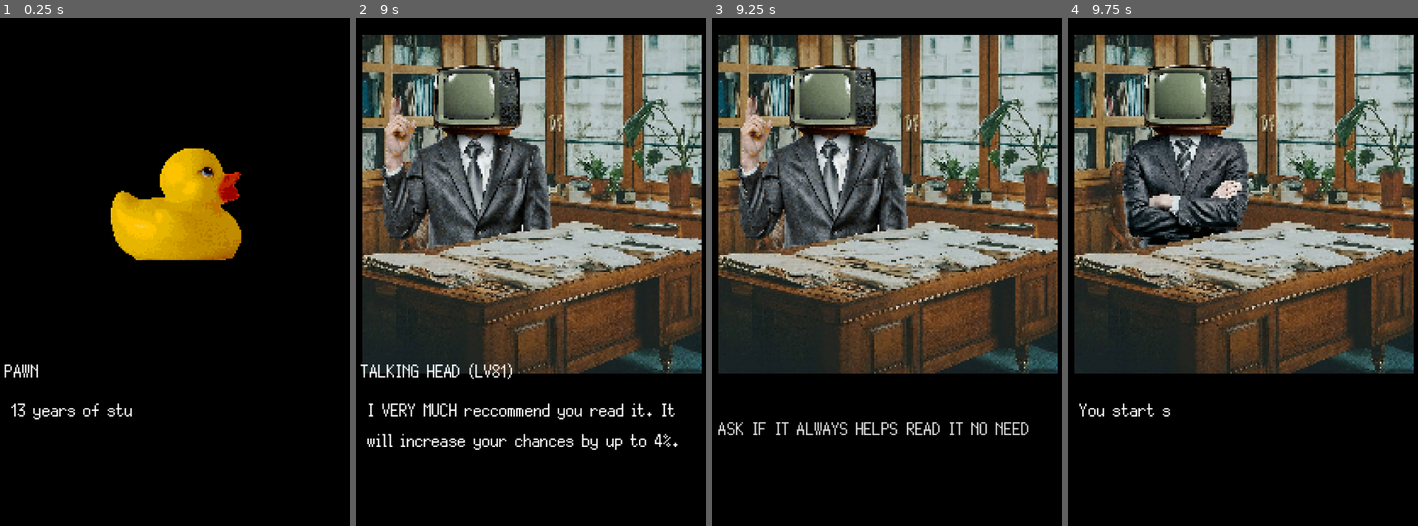
Above: before the commit, frames 1-4 (left to right).
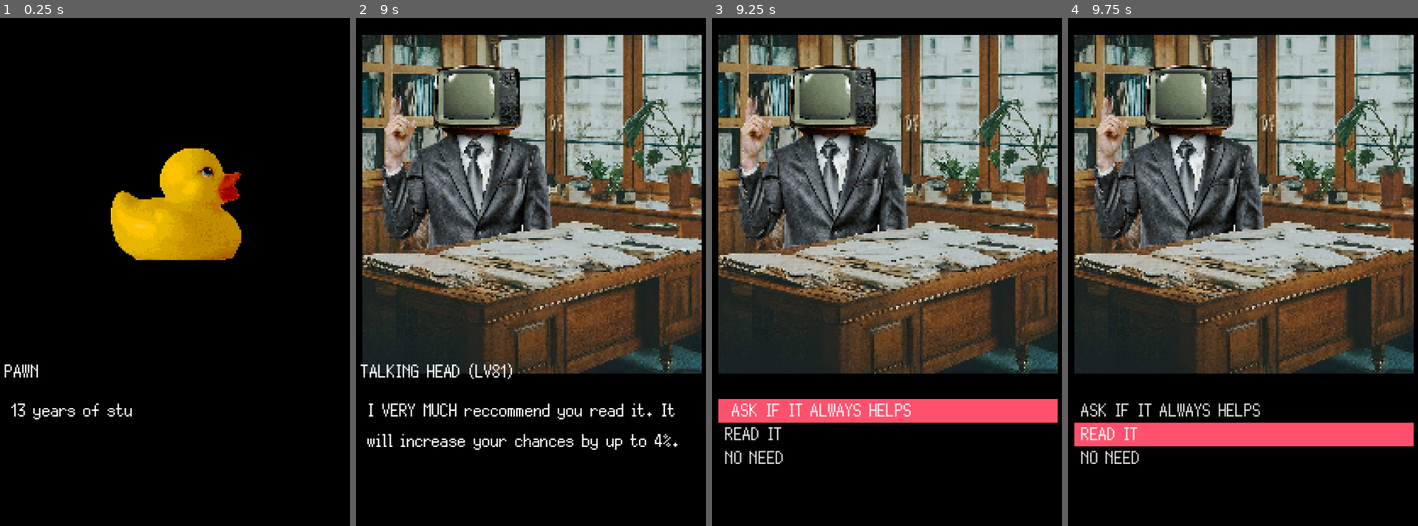
Above: after the commit, the same moments.

Repository: Cuber01/GoldenDuck
Game: Godot game, scene res://main.tscn
The game is run twice, just before and just after one commit, with the same random seed, the same clock (stepped at 60 frames per second) and the same inputs. Sound files missing from this copy of the repository are replaced by a short silence.
Inputs (mouse positions are in pixels of both pictures, inside the frame that each line leads up to):
- Up to frame 1 (0.25 s): no input
- Up to frame 2 (9 s): tap Enter (ui_accept) at 0.5, 0.77, 1.52, 3.02, 3.77, 4.52, 5.75, 6.02, 6.77, 7.52 s; move the mouse to (601, 373) at 0.52 s; move the mouse to (outside the picture) at 1.27 s; move the mouse to (457, 195) at 2.02 s; move the mouse to (657, 272) at 2.77 s; move the mouse to (541, 145) at 3.52 s; move the mouse to (outside the picture) at 4.27 s; move the mouse to (513, 297) at 5.02 s; move the mouse to (685, 160) at 5.77 s; move the mouse to (601, 373) at 6.52 s; move the mouse to (outside the picture) at 7.27 s; move the mouse to (457, 195) at 8.02 s; move the mouse to (657, 272) at 8.77 s
- Up to frame 3 (9.25 s): tap Enter (ui_accept) at 9.02 s
- Up to frame 4 (9.75 s): click "READ IT" at 9.5 s

Frames 1-2 are identical in both runs. In frame 3, 5.8% of the frame differs, in the area x 1-99%, y 75-88%; in frame 4, 13%, in the area x 1-99%, y 9-88%.

Commit message:
progress

Diff:
--- a/ButtonMenu.gd
+++ /dev/null
@@ -1,31 +0,0 @@
-class_name ChoicesMenu
-extends BoxContainer
-
-const MY_SCENE = preload("res://choices_menu.tscn")
-const BUTTON_OFFSET: int = 10
-
-var choices: Array
-var buttons: Array
-var onChoice: Callable
-
-static func init(position: Vector2, choices: Array, onChoice) -> ChoicesMenu:
-	var new_choices_menu: ChoicesMenu = MY_SCENE.instantiate()
-	new_choices_menu.position = position
-	new_choices_menu.choices = choices
-	new_choices_menu.onChoice = onChoice
-	return new_choices_menu
-
-func _ready():
-	var i: int = 0
-	while i < len(choices):
-		buttons.append(ChoiceButton.init(choices[i],
-						Vector2(self.position.x,
-								self.position.y)))
-		i += 1
-
-	for btn in buttons:
-		add_child(btn)
-		btn.connect("choice_taken", onChoice)
-
-	set_focus_mode(Control.FOCUS_CLICK)
-	grab_focus.call_deferred()
--- a/DialogueParser/DialogueInterpreter.gd
+++ /dev/null
@@ -1,106 +0,0 @@
-extends Node
-class_name DialogueInterpreter
-
-var tokens = []
-var choices: Dictionary = {}
-var indentation_level: int = 0
-var last_npc: String
-
-class DialogueRV:
-	var type: ReturnType = ReturnType.NONE
-	var character_name: String = ""
-	var content: Array = []
-
-enum ReturnType {
-	DIALOGUE,
-	CHOICES,
-	END,
-	NONE
-}
-
-var dialogue_line: String
-
-var token
-var line: int
-
-var i: int = 0:
-	set(value):
-		i = value
-		token = tokens[i]
-
-func get_next_dialogue() -> DialogueRV:
-	print(tokens)
-	var rv: DialogueRV = DialogueRV.new()
-
-	token = tokens[i]
-	while i < len(tokens)-1:
-		line = token.line
-
-		if token.type == DP.TokenType.INDENT:
-			var indent_amount = next()
-			if indent_amount != indentation_level:
-				var peeked_val = peek()
-				while (peeked_val is DP.Token and peeked_val.line == line) or not peeked_val is DP.Token:
-					next()
-					peeked_val = peek()
-		elif token.type == DP.TokenType.JUMP:
-			var jump_to = int(next())
-			jump(jump_to)
-			i -= 1
-		elif token.type == DP.TokenType.END:
-			rv.type = ReturnType.END
-
-			return rv
-		elif token.type == DP.TokenType.CHARACTER:
-			var npc_name = next()
-			var dialogue_line: String
-			while peek().type == DP.TokenType.TEXT:
-				dialogue_line += skip_next() + " "
-			next()
-
-			rv.content.append(dialogue_line)
-			rv.character_name = npc_name
-			rv.type = ReturnType.DIALOGUE
-			return rv
-		elif token.type == DP.TokenType.CHOICE:
-			var choice: String = next()
-			choices[choice] = line+1
-		elif token.type == DP.TokenType.END_CHOICE:
-			for c in choices:
-				rv.content.append(c)
-			rv.type = ReturnType.CHOICES
-			return rv
-		elif token.type == DP.TokenType.TEXT:
-			print("Text — is it useless?")
-		elif token.type == DP.TokenType.EMPTY_LINE:
-			print("Empty line — is it useless?")
-
-		i += 1
-	return null
-
-func jump(jump_to: int):
-	var j: int = 0
-	while j < len(tokens)-1:
-		var token = tokens[j]
-
-		if token is DP.Token:
-			if token.line == jump_to:
-				i = j
-				break
-
-		j += 1
-
-func choose(id: String):
-	jump(choices[id])
-	indentation_level += 1
-
-func skip_next():
-	i += 2
-	return token
-
-func next():
-	i += 1
-	return token
-
-func peek():
-	return tokens[i+1]
--- a/DialogueParser/DialogueParser.gd
+++ /dev/null
@@ -1,143 +0,0 @@
-class_name DP
-extends Node
-
-var lines: Array
-var line_index = 0
-var tokens = []
-
-enum TokenType {
-	INDENT,
-	JUMP,
-	END,
-	CHARACTER,
-	CHOICE,
-	TEXT,
-	EMPTY_LINE,
-	END_CHOICE
-}
-
-class Token:
-	var type: TokenType
-	var line: int
-
-	func _to_string():
-		if type == TokenType.INDENT:
-			return "[INDENT " + str(line) + "]"
-		elif type == TokenType.JUMP:
-			return "[JUMP " + str(line) + "]"
-		elif type == TokenType.END:
-			return "[END " + str(line) + "]"
-		elif type == TokenType.CHARACTER:
-			return "[CHARACTER " + str(line) + "]"
-		elif  type == TokenType.CHOICE:
-			return "[CHOICE " + str(line) + "]"
-		elif type == TokenType.TEXT:
-			return "[TEXT " + str(line) + "]"
-		elif type == TokenType.EMPTY_LINE:
-			return "[EMPTY_LINE " + str(line) + "]"
-		elif type == TokenType.END_CHOICE:
-			return "[EMPTY_LINE " + str(line) + "]"
-
-func prepare_file(filepath: String):
-	var text: String = FileAccess.open(filepath, FileAccess.READ).get_as_text()
-	lines = text.replace("\n", " \n").split("\n", true)
-	return parse_file()
-
-var ch: String = ""
-var line: String
-var i: int = 0:
-	set(value):
-		i = value
-		ch = line[i]
-
-func parse_file():
-	while line_index < len(lines):
-		line = lines[line_index]
-
-		if line == "" or line == " ":
-			emit_token(TokenType.EMPTY_LINE)
-		else:
-			i = 0
-		while i < len(line):
-			ch = line[i]
-
-			if ch == "\t":
-				var k: int = 1
-				while line[i+k] == "\t":
-					k += 1
-				emit_token(TokenType.INDENT)
-				emit_token(k, true)
-
-			# Narrator (No character)
-			elif ch == "/":
-				i += 1
-				if ch == "/":
-					emit_token(TokenType.CHARACTER)
-					emit_token("")
-				else:
-					var npc: String
-					while ch != ":":
-						npc += ch
-						i += 1
-					i += 1 # Ignore the ':'
-					emit_token(TokenType.CHARACTER)
-					emit_token(npc)
-
-			# Keyword
-			elif ch == "$":
-				var keyword: String
-				i += 1
-				while ch != " " or i > len(line):
-					keyword += ch
-					i += 1
-
-				if keyword == "JUMP":
-					i += 1 # skip space
-					var jump_to: String = ""
-					while ch.is_valid_float():
-						jump_to += ch
-						i += 1
-					emit_token(TokenType.JUMP)
-					emit_token(int(jump_to)-1, true)
-					break
-				elif keyword == "END":
-					emit_token(TokenType.END)
-					break
-				elif keyword == "ENDCHOICE":
-					emit_token(TokenType.END_CHOICE)
-					break
-				else:
-					print("Unknown Keyword")
-
-			elif ch == "-":
-				i += 2 # Skip space and '-'
-				var choice: String
-				while i < len(line)-1:
-					choice += ch
-					i += 1
-				emit_token(TokenType.CHOICE)
-				emit_token(choice)
-				break
-
-			else:
-				var dialogue: String
-				while i < len(line)-1:
-					dialogue += ch
-					i += 1
-				emit_token(TokenType.TEXT)
-				emit_token(dialogue)
-				break
-
-			i += 1
-
-		line_index += 1
-	return tokens
-
-func emit_token(value, passing_int=false):
-	if value is TokenType and not passing_int:
-		var token: Token = Token.new()
-		token.type = value
-		token.line = line_index
-		tokens.append(token)
-	else:
-		tokens.append(value)
--- a/Game.gd
+++ b/Game.gd
@@ -13,36 +13,45 @@
 var choices_menu: ChoicesMenu = null
 var enter_to_continue: bool = true
 
-var current_chapter: int = -1
+var current_chapter: int = 0
 var chapters: Array[String] = [
 	"intro",
 	"talking_head_1",
 	"streets",
 	"grandma",
-	"talking_head_2"
+	"talking_head_2",
+	"give_up_end",
+	"murderer_end",
+	"winner_end"
 	]
 
 func _ready():
 	DI.reset(SceneryManager)
-	next_chapter()
+	change_chapter(0)
 
-func next_chapter():
-	current_chapter += 1
-
-	if current_chapter == 2:
+func change_chapter(id):
+	if id == 2:
 		SceneryManager.transition_curtain($SceneryManager/Street, $SceneryManager/Office)
 		SceneryManager.play_sound(["footsteps.wav"])
-	elif current_chapter == 3:
+	elif id == 3:
 		SceneryManager.transition_curtain($SceneryManager/Street/Grandma, null)
 		SceneryManager.play_sound(["footsteps.wav"])
+	elif id == 4:
+		SceneryManager.transition_curtain($SceneryManager/Street, $SceneryManager/OfficeOutro)
+		SceneryManager.play_sound(["footsteps.wav"])
+	elif id == 6:
+		$SceneryManager/OfficeOutro.visible = false
+		$SceneryManager/TVGuyHurt.visible = true
 
 	DI.reset($SceneryManager)
-	DI.tokens = Parser.prepare_file("res://dialogues/" + chapters[current_chapter] + ".txt")
+	DI.tokens = Parser.prepare_file("res://dialogues/" + chapters[id] + ".txt")
 	go_further()
 
 func _process(delta):
 	if enter_to_continue and Input.is_action_just_pressed("ui_accept"):
 		go_further()
+	elif Input.is_action_just_pressed("ui_undo"):
+		end_dialogue()
 	elif text_index < max_text_index:
 		text_index += 1
 		DialogueLabel.visible_characters = text_index
@@ -59,7 +68,8 @@
 		print("err")
 
 func end_dialogue():
-	next_chapter()
+	current_chapter += 1
+	change_chapter(current_chapter)
 
 func choice_menu(choices: Array):
 	DialogueLabel.text = ""
--- a/Item.gd
+++ /dev/null
@@ -1,9 +0,0 @@
-extends Sprite2D
-
-var rotate = true
-
-func _ready():
-	if rotate:
-		var tween = create_tween().set_loops(INF).set_trans(Tween.TRANS_QUAD).set_ease(Tween.EASE_IN_OUT)
-		tween.tween_property(self, "rotation_degrees", 12, 2.5)
-		tween.tween_property(self, "rotation_degrees", -12, 2.5)
--- a/button.gd
+++ /dev/null
@@ -1,14 +0,0 @@
-extends Button
-class_name ChoiceButton
-
-const MY_SCENE = preload("res://button.tscn")
-signal choice_taken(id: String)
-
-static func init(text, position) -> ChoiceButton:
-	var new_button: ChoiceButton = MY_SCENE.instantiate()
-	new_button.position = position
-	new_button.text = text
-	return new_button
-
-func _on_pressed():
-	choice_taken.emit(text)
--- a/button.tscn
+++ /dev/null
@@ -1,21 +0,0 @@
-[gd_scene load_steps=5 format=3 uid="uid://citbjsmrsmef4"]
-
-[ext_resource type="FontFile" uid="uid://bltlmx5euowoc" path="res://assets/Silver.ttf" id="1_ko3cd"]
-[ext_resource type="Script" path="res://button.gd" id="2_83255"]
-
-[sub_resource type="StyleBoxFlat" id="StyleBoxFlat_yanwr"]
-bg_color = Color(0, 0, 0, 1)
-
-[sub_resource type="StyleBoxFlat" id="StyleBoxFlat_p7j0o"]
-bg_color = Color(1, 0.317647, 0.427451, 1)
-
-[node name="Button" type="Button"]
-offset_right = 41.0
-offset_bottom = 19.0
-theme_override_fonts/font = ExtResource("1_ko3cd")
-theme_override_font_sizes/font_size = 16
-theme_override_styles/normal = SubResource("StyleBoxFlat_yanwr")
-theme_override_styles/hover = SubResource("StyleBoxFlat_p7j0o")
-script = ExtResource("2_83255")
-
-[connection signal="pressed" from="." to="." method="_on_pressed"]
--- a/choices_menu.tscn
+++ /dev/null
@@ -1,8 +0,0 @@
-[gd_scene load_steps=2 format=3 uid="uid://bpbh83rkvudeu"]
-
-[ext_resource type="Script" path="res://ButtonMenu.gd" id="1_18en0"]
-
-[node name="BoxContainer" type="BoxContainer"]
-offset_right = 40.0
-offset_bottom = 40.0
-script = ExtResource("1_18en0")
--- a/dialogue_handling/functions.gd
+++ b/dialogue_handling/functions.gd
@@ -15,6 +15,7 @@
 const ITEM_SCENE = preload("res://scenery/item.tscn")
 const DOCUMENTATION_TEXTURE = preload("res://assets/documentation.png")
 const NEWSPAPER_TEXTURE = preload("res://assets/newspaper.png")
+const AXE_TEXTURE = preload("res://assets/axe.png")
 
 var initialized = false
 
@@ -42,15 +43,17 @@
 
 func tvguy_change_pose():
 	var sprite: AnimatedSprite2D = $Office/TVGuy
+	var default_scale := sprite.scale.x
 
 	if sprite.animation == "default":
 		sprite.play("explaining")
 	else:
 		sprite.play("default")
 
+
 	var tween = create_tween()
-	tween.tween_property(sprite, "scale", Vector2(1.05, 1.05), 0.1).set_ease(Tween.EASE_OUT)
-	tween.tween_property(sprite, "scale", Vector2(1, 1), 0.1).set_ease(Tween.EASE_IN)
+	tween.tween_property(sprite, "scale", Vector2(default_scale+0.05, default_scale+0.05), 0.1).set_ease(Tween.EASE_OUT)
+	tween.tween_property(sprite, "scale", Vector2(default_scale, default_scale), 0.1).set_ease(Tween.EASE_IN)
 
 func grandma_fall():
 	var sprite: Sprite2D = $Street/Grandma
@@ -78,20 +81,30 @@
 	await tween.finished
 	item_handle.queue_free()
 
+func item_dissappear():
+	var tween = create_tween()
+	tween.tween_property(item_handle, "scale", Vector2(0,0), 1).set_ease(Tween.EASE_OUT)
+	await tween.finished
+	item_handle.queue_free()
+
 func spawn_item(args):
 	var item: String = args[0]
 	var item_scn = ITEM_SCENE.instantiate()
+	var length = 1
 
 	if item == "documentation":
 		item_scn.texture = DOCUMENTATION_TEXTURE
 	elif item == "newspaper":
 		item_scn.texture = NEWSPAPER_TEXTURE
+	elif item == "axe":
+		item_scn.texture = AXE_TEXTURE
+		length = 4
 
 	item_scn.position = Vector2(100, -100)
 	item_handle = item_scn
 	add_child(item_scn)
 	var tween = create_tween()
-	tween.tween_property(item_scn, "position", Vector2(100,100), 1).set_ease(Tween.EASE_IN).set_trans(Tween.TRANS_QUAD)
+	tween.tween_property(item_scn, "position", Vector2(100,100), length).set_ease(Tween.EASE_IN).set_trans(Tween.TRANS_QUAD)
 
 func play_sound(args):
 	var sound: String = args[0]
@@ -99,19 +112,25 @@
 	audio.stream = load("res://assets/sounds/" + sound)
 	audio.play()
 
+var background_tween: Tween = null
+
 func play_background(args):
 	var sound: String = args[0]
-	$BackgroundAudioPlayer.volume_db = 0
+	if background_tween != null:
+		await background_tween.finished
 	$BackgroundAudioPlayer.stream = load("res://assets/sounds/" + sound)
 	$BackgroundAudioPlayer.play()
+	$BackgroundAudioPlayer.volume_db = 0
+
+func stop_background_sound():
+	background_tween = create_tween()
+	background_tween.tween_property($BackgroundAudioPlayer, "volume_db", -80, 2)
+	await background_tween.finished
+	background_tween = null
 
 func stop_playing_sound():
 	var tween = create_tween()
 	tween.tween_property(audio, "volume_db", -80, 4)
-
-func stop_background_sound():
-	var tween = create_tween()
-	tween.tween_property($BackgroundAudioPlayer, "volume_db", -80, 4)
 
 func show_xp():
 	XPLabel.visible = true
@@ -122,3 +141,7 @@
 func gain_xp(args):
 	xp += int(args[0])
 	XPLabel.text = "LV 22 " + str(xp) + "/1000 XP"
+
+func chapter(args):
+	var chapter_id: int = int(args[0])
+	get_parent().change_chapter(chapter_id)
--- a/item.tscn
+++ /dev/null
@@ -1,8 +0,0 @@
-[gd_scene load_steps=3 format=3 uid="uid://dgejj8lmsl7lw"]
-
-[ext_resource type="Texture2D" uid="uid://bhmxsu406j3li" path="res://assets/golden-duck.png" id="1_wv8m6"]
-[ext_resource type="Script" path="res://Item.gd" id="2_lp1i7"]
-
-[node name="Item" type="Sprite2D"]
-texture = ExtResource("1_wv8m6")
-script = ExtResource("2_lp1i7")
--- a/main.tscn
+++ b/main.tscn
@@ -6,6 +6,8 @@
 [ext_resource type="FontFile" uid="uid://bltlmx5euowoc" path="res://assets/Silver.ttf" id="4_jpoeh"]
 [ext_resource type="PackedScene" uid="uid://dgci7um3g3uso" path="res://scenery/office.tscn" id="5_4rni2"]
 [ext_resource type="PackedScene" uid="uid://tigkkacwsg6d" path="res://scenery/street.tscn" id="6_d88iy"]
+[ext_resource type="PackedScene" uid="uid://c3ya2oogyb5v1" path="res://scenery/office2.tscn" id="7_6glol"]
+[ext_resource type="Texture2D" uid="uid://bby7g4a14ftgu" path="res://assets/tv-man-hurt.png" id="8_524j2"]
 
 [node name="Game" type="Node2D"]
 script = ExtResource("1_nevx3")
@@ -61,6 +63,14 @@
 [node name="Street" parent="SceneryManager" instance=ExtResource("6_d88iy")]
 visible = false
 
+[node name="OfficeOutro" parent="SceneryManager" instance=ExtResource("7_6glol")]
+visible = false
+
+[node name="TVGuyHurt" type="Sprite2D" parent="SceneryManager"]
+visible = false
+position = Vector2(84, 103)
+texture = ExtResource("8_524j2")
+
 [node name="DialogueLabel" type="RichTextLabel" parent="."]
 offset_left = 13.0
 offset_top = 225.0
@@ -71,11 +81,11 @@
 fit_content = true
 scroll_active = false
 
-[node name="NPCLabel" type="RichTextLabel" parent="."]
+[node name="NPCLabel" type="Label" parent="."]
 z_index = 3
 offset_left = 9.0
 offset_top = 202.0
-offset_right = 205.0
-offset_bottom = 242.0
-theme_override_fonts/normal_font = ExtResource("4_jpoeh")
-theme_override_font_sizes/normal_font_size = 16
+offset_right = 119.0
+offset_bottom = 221.0
+theme_override_fonts/font = ExtResource("4_jpoeh")
+autowrap_mode = 1
--- /dev/null
+++ b/scenery/office2.tscn
@@ -0,0 +1,9 @@
+[gd_scene load_steps=2 format=3 uid="uid://c3ya2oogyb5v1"]
+
+[ext_resource type="PackedScene" uid="uid://dgci7um3g3uso" path="res://scenery/office.tscn" id="1_q8pci"]
+
+[node name="Office" instance=ExtResource("1_q8pci")]
+
+[node name="TVGuy" parent="." index="1"]
+z_index = 1
+position = Vector2(101, 132)
Not shown, added: assets/sounds/abyss-156447.mp3.import
Not shown, added: assets/sounds/abyss-62540.mp3.import
Not shown, added: assets/sounds/dark-void-ambience-201610.mp3.import
Not shown, added: assets/sounds/far-stereo-echos-ambient-27982.mp3.import
Not shown, added: assets/sounds/office.mp3.import
Not shown, added: dialogues/give_up_end.txt
Not shown, changed: dialogues/grandma.txt
Not shown, changed: dialogues/intro.txt
Not shown, added: dialogues/murderer_end.txt
Not shown, removed: dialogues/script.txt
Not shown, changed: dialogues/talking_head_1.txt
Not shown, changed: dialogues/talking_head_2.txt
(and 7 more such lines)
